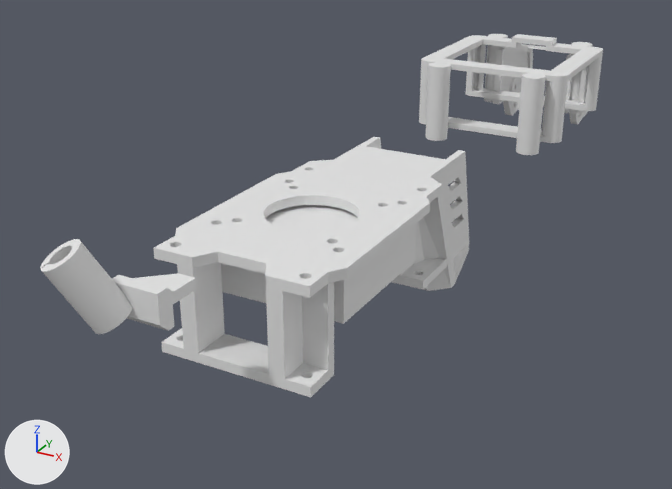
Before and after pictures for a commit that changed the Blender file src/camera_mount.blend.
Before and after are seen from a camera (50 mm lens) standing at (82.5, -140.5, 76.7) and looking at (-13.0, 33.2, -10.2). Arrows for +X, +Y and +Z are at lower left; the lights stay in place.

Before the edit, the objects in view are built like this:
```python
ob_airunit = bpy.data.objects.new('AirUnit', me_cube_005)
ob_airunit.location = (0.0, 0.0, 4.3)
ob_airunit.scale = (11.4, 11.4, 11.4)
ob_camera_19mm = bpy.data.objects.new('Camera.19mm', me_cube_010)
ob_camera_19mm.location = (0.0, 36.2, 1.3)
ob_camera_19mm.rotation_euler = (1.309, 0.0, 3.142)  # degrees (75, 0, 180)
ob_cameramount_19mm = bpy.data.objects.new('CameraMount.19mm', me_camera_holder)
ob_cameramount_19mm.location = (0.0, 42.2, 1.4)
ob_cameramount_19mm.rotation_euler = (0.0, 0.0, 1.571)  # degrees (0, 0, 90)
ob_cameramountdecocut = bpy.data.objects.new('CameraMountDecoCut', me_cube_002)
ob_cameramountdecocut.location = (5.75, 47.59, -4.27)
ob_vtxantennamount_dual = bpy.data.objects.new('VtxAntennaMount.Dual', me_cylinder_007)
ob_vtxantennamount_dual.location = (-9.6, -48.4, 13.7)
ob_vtxantennamount_dual.rotation_euler = (0.524, 0.0, -0.785)  # degrees (30, 0, -45)
# also in view: 'Example' at (0.0, 127.0, 7.3); 'VtxAntennaMountBase' at (-4.7, -40.6, 11.2)
```
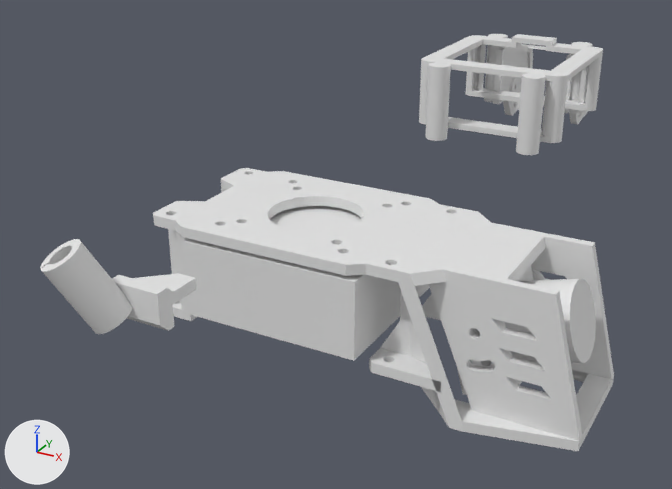
ob_cameramountdecocut is not drawn itself; it is used by a modifier of ob_cameramount_19mm.

Where the newer file only moved an object's origin or applied its transform, the numbers keep the older frame.

Changed parts and their boxes [x1, y1, x2, y2] in the pictures (672 x 489 px):
```json
{"object": "CameraMount.19mm", "change": "moved, turned", "before": [153, 137, 469, 397], "after": [153, 168, 614, 451]}
{"object": "AirUnit", "change": "mesh rescaled", "before": [221, 205, 417, 324], "after": [184, 206, 430, 361], "on screen": "25% wider, 30% taller"}
{"object": "Camera.19mm", "change": "moved, turned", "after": [457, 265, 596, 395], "on screen": "not visible before"}
```

The change, as JSON lines over the scene's bpy script:
```json
{"block": "me_cube_005", "where": "me_cube_005.from_pydata(...)  # 8 vertices, 6 faces; spans x -1.31..1.31, y -1.31..1.31, z -0.44..0.44"}
{"block": "me_cube_005", "where": "# used by ob_airunit; location = (0.0, 0.0, 4.3); scale = (11.4, 11.4, 11.4)"}
{"block": "me_cube_005", "change": "me_cube_005 part 1: the whole mesh is scaled about its middle by (1.17, 1.17, 1.5), then moved by (0.08, 0.0, -0.23)"}
{"op": "set", "path": "ob_cameramount_19mm.rotation_euler", "old": "(0.0, 0.0, 1.571)", "new": "(0.0, 0.0, 0.0)", "note": "degrees (0, 0, 90) -> degrees (0, 0, 0)"}
{"op": "set", "path": "ob_cameramount_19mm.location", "old": "(0.0, 42.2, 1.4)", "new": "(43.5, 0.0, 1.4)"}
{"op": "set", "path": "ob_cameramountdecocut.location", "old": "(5.75, 47.59, -4.27)", "new": "(4.489, 1.751, -8.706)"}
{"op": "set", "path": "ob_camera_19mm.location", "old": "(0.0, 36.2, 1.3)", "new": "(37.6, 0.0, 1.6)"}
{"op": "set", "path": "ob_camera_19mm.rotation_euler", "old": "(1.309, 0.0, 3.142)", "new": "(1.309, 0.0, 1.571)", "note": "degrees (75, 0, 180) -> degrees (75, 0, 90)"}
```
